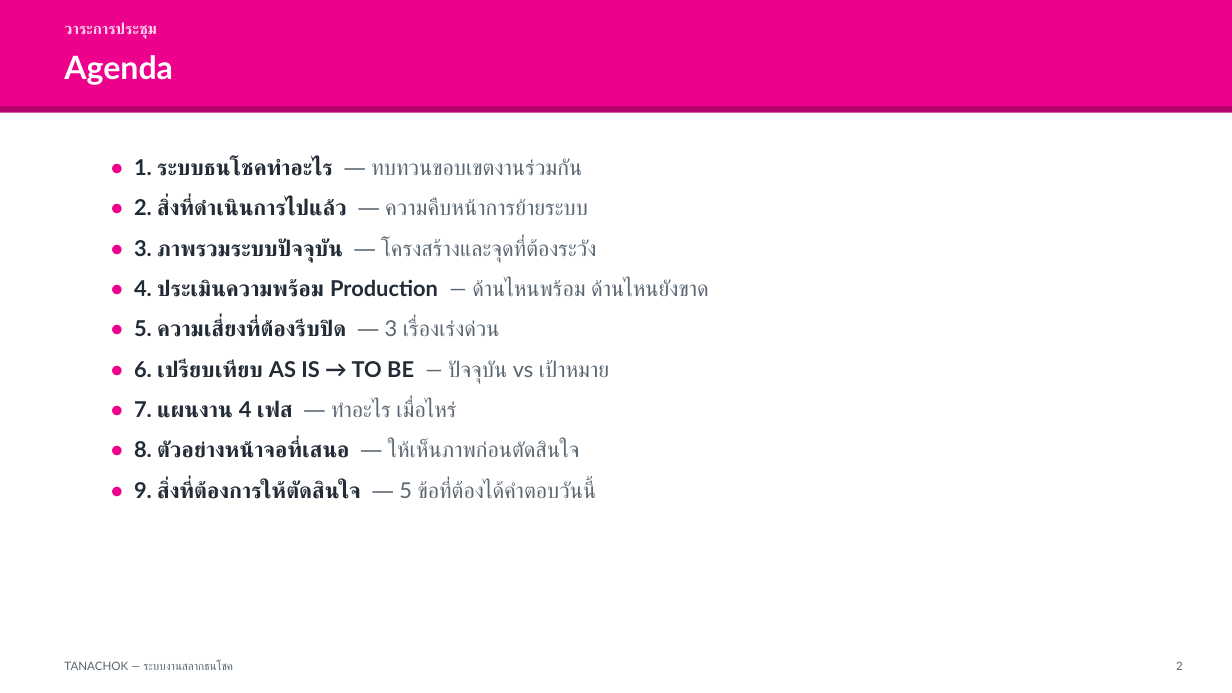
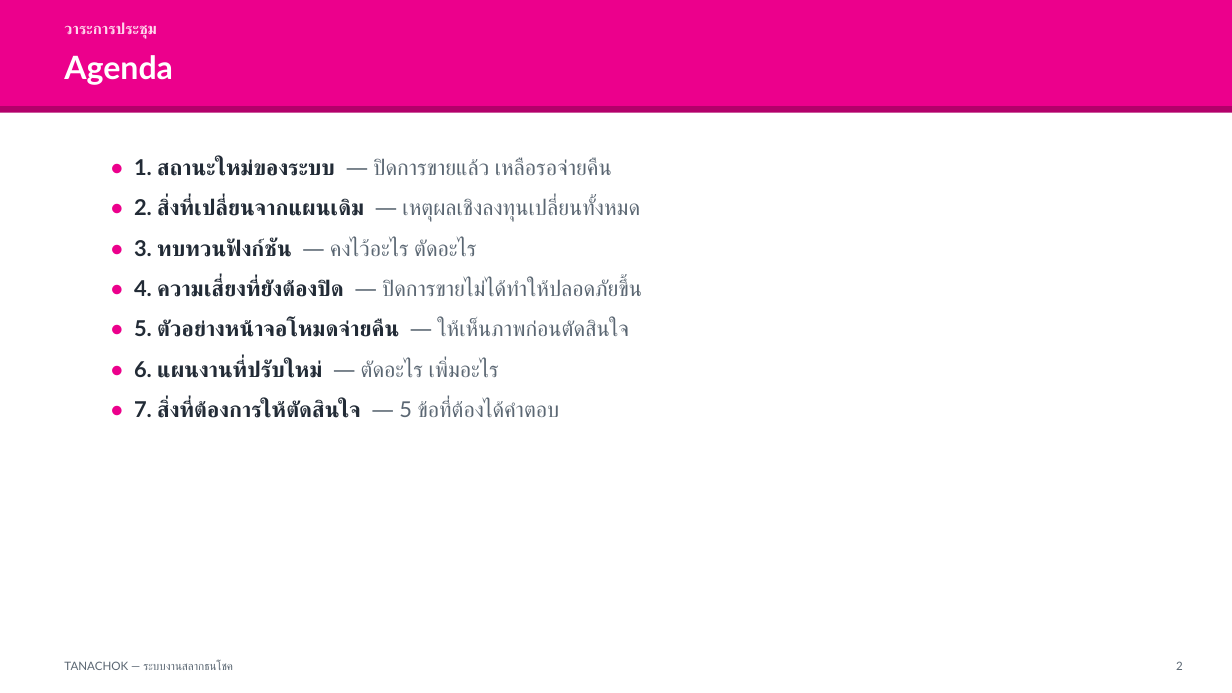
Before and after one commit to supachaitw/line-bot-images, a slide deck: slide 2 of docs/tanachok-production-slides.pptx. Drawn at 1232x693 pixels with LibreOffice and Linux fonts; fonts in the diff are those of the drawing. Boxes give left, top, right and bottom in pixels: in the first picture for what was removed or moved away, otherwise in the second. Text is boxed around its words. In the diff, an @@ line names an element or a change of style, - is before the commit and + after.

```diff
--- a/docs/tanachok-production-slides.pptx
+++ b/docs/tanachok-production-slides.pptx
@@ text at (134, 158, 642, 418): text changed; bold off @@
-• 1. ระบบธนโชคทำอะไร — ทบทวนขอบเขตงานร่วมกัน
-• 2. สิ่งที่ดำเนินการไปแล้ว — ความคืบหน้าการย้ายระบบ
-• 3. ภาพรวมระบบปัจจุบัน — โครงสร้างและจุดที่ต้องระวัง
-• 4. ประเมินความพร้อม Production — ด้านไหนพร้อม ด้านไหนยังขาด
-• 5. ความเสี่ยงที่ต้องรีบปิด — 3 เรื่องเร่งด่วน
-• 6. เปรียบเทียบ AS IS → TO BE — ปัจจุบัน vs เป้าหมาย
-• 7. แผนงาน 4 เฟส — ทำอะไร เมื่อไหร่
-• 8. ตัวอย่างหน้าจอที่เสนอ — ให้เห็นภาพก่อนตัดสินใจ
-• 9. สิ่งที่ต้องการให้ตัดสินใจ — 5 ข้อที่ต้องได้คำตอบวันนี้
+• 1. สถานะใหม่ของระบบ — ปิดการขายแล้ว เหลือรอจ่ายคืน
+• 2. สิ่งที่เปลี่ยนจากแผนเดิม — เหตุผลเชิงลงทุนเปลี่ยนทั้งหมด
+• 3. ทบทวนฟังก์ชัน — คงไว้อะไร ตัดอะไร
+• 4. ความเสี่ยงที่ยังต้องปิด — ปิดการขายไม่ได้ทำให้ปลอดภัยขึ้น
+• 5. ตัวอย่างหน้าจอโหมดจ่ายคืน — ให้เห็นภาพก่อนตัดสินใจ
+• 6. แผนงานที่ปรับใหม่ — ตัดอะไร เพิ่มอะไร
+• 7. สิ่งที่ต้องการให้ตัดสินใจ — 5 ข้อที่ต้องได้คำตอบ
```
Also in this commit, not shown: 6 other slides changed, 7 slides added, 7 slides removed, 9 other files.
